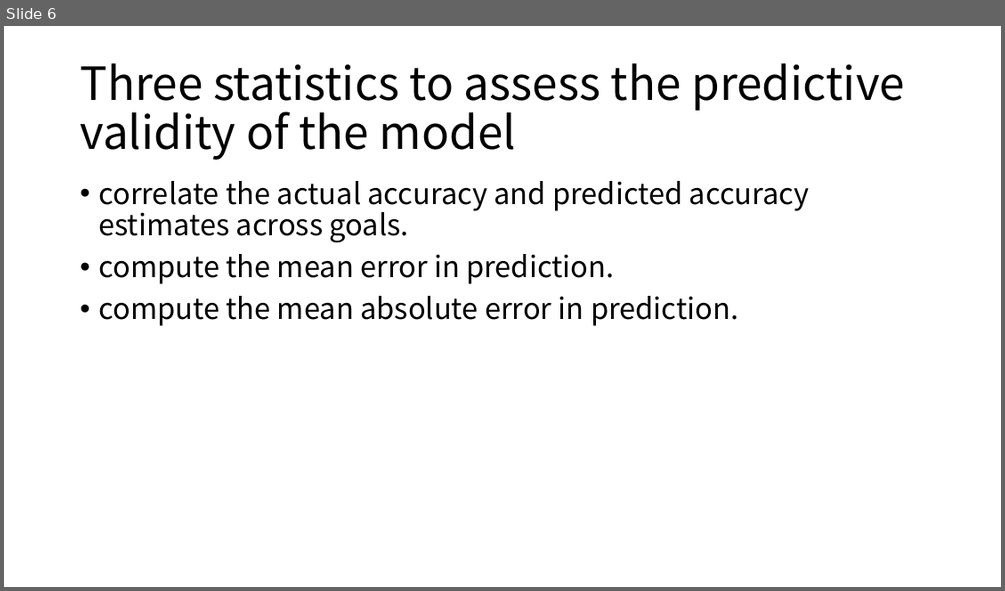
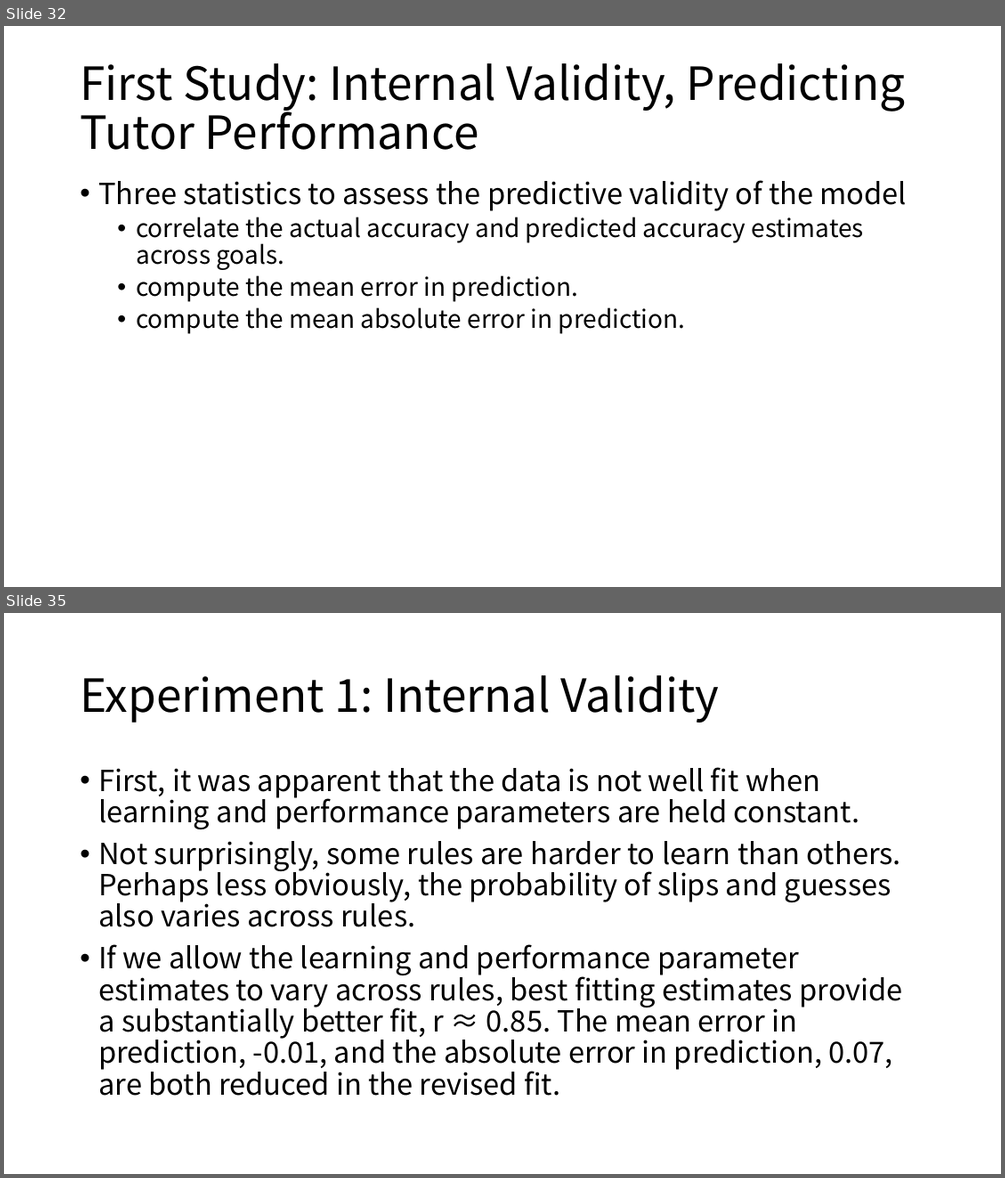
Before and after one commit to cloudspurs/klz, a slide deck: computer_science/statistics/model/hmm/bkt/papers/knowledge_tracing_modeling_the_acquisition_of_procedural_knowledge.pptx. Shown one above the other, each under a label of ours: slide 6 before the commit, slides 32 and 35 after it; the slides between them are not shown. The pictures are 1005x591 and 1005x1178 pixels, drawn with LibreOffice and Linux fonts; fonts in the diff are those of the drawing. Boxes give left, top, right and bottom in pixels: in the first picture for what was removed or moved away, otherwise in the second. Text is boxed around its words. In the diff, an @@ line names an element or a change of style, - is before the commit and + after.

```diff
--- a/computer_science/statistics/model/hmm/bkt/papers/knowledge_tracing_modeling_the_acquisition_of_procedural_knowledge.pptx
+++ b/computer_science/statistics/model/hmm/bkt/papers/knowledge_tracing_modeling_the_acquisition_of_procedural_knowledge.pptx
@@ slide 35 added at <box>4,613,1001,1174</box>, background #FFFFFF @@
@@ title added at <box>80,675,720,722</box>, 44 pt, text #000000 @@
+Experiment 1: Internal Validity
@@ text added at <box>98,767,903,1095</box>, 28 pt, text #000000 @@
+• First, it was apparent that the data is not well fit when learning and performance parameters are held constant.
+• Not surprisingly, some rules are harder to learn than others. Perhaps less obviously, the probability of slips and guesses also varies across rules.
+• If we allow the learning and performance parameter estimates to vary across rules, best fitting estimates provide a substantially better fit, r ≈ 0.85. The mean error in prediction, -0.01, and the absolute error in prediction, 0.07, are both reduced in the revised fit.
@@ what was slide 6 is now slide 32 @@
@@ slide 32 changed as well @@
@@ title at <box>80,63,906,150</box>: text changed @@
-Three statistics to assess the predictive validity of the model
+First Study: Internal Validity, Predicting Tutor Performance
@@ text at <box>98,180,907,211</box>: paragraph added @@
+• Three statistics to assess the predictive validity of the model
@@ text at <box>136,216,864,334</box>: size 28 to 24 pt in "correlate the actual accuracy and predicted accuracy ...", "compute the mean error in prediction.", "compute the mean absolute error in prediction."; list level 1 to 2 in "correlate the actual accuracy and ..."; list level 1 to 2 in "compute the mean error in ..."; list level 1 to 2 in "compute the mean absolute error ..." @@
```
Also in this commit, not shown: 5 other slides changed, 34 other slides added, 4 other files.
